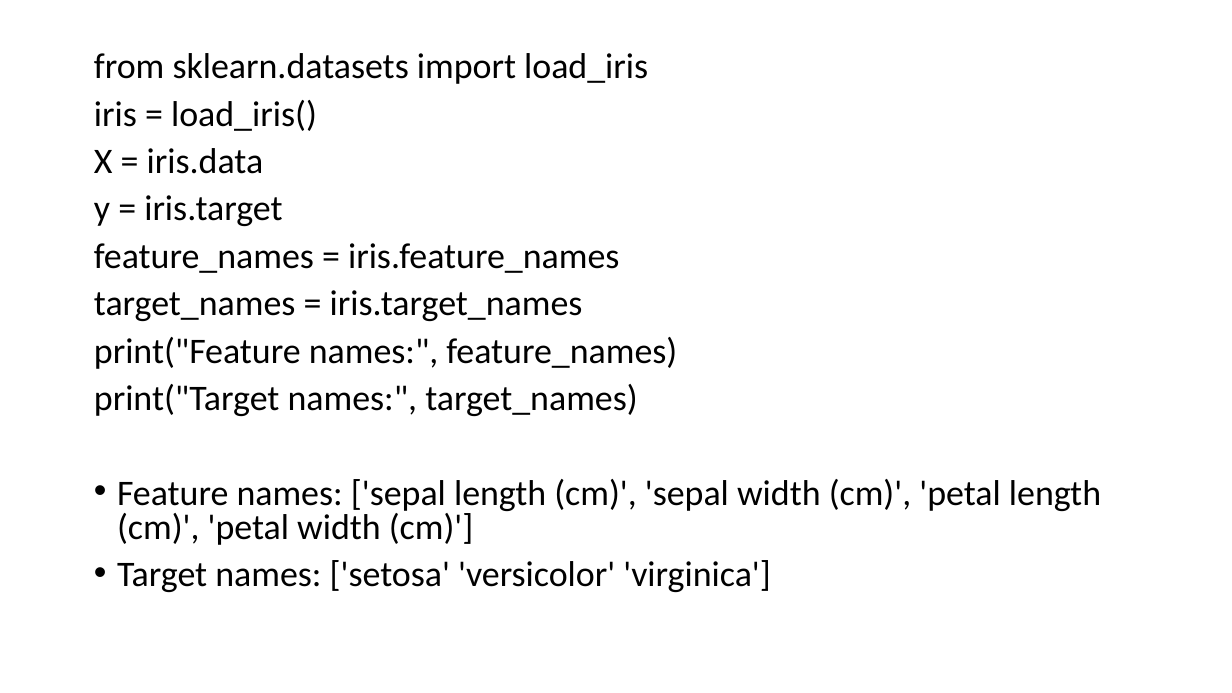
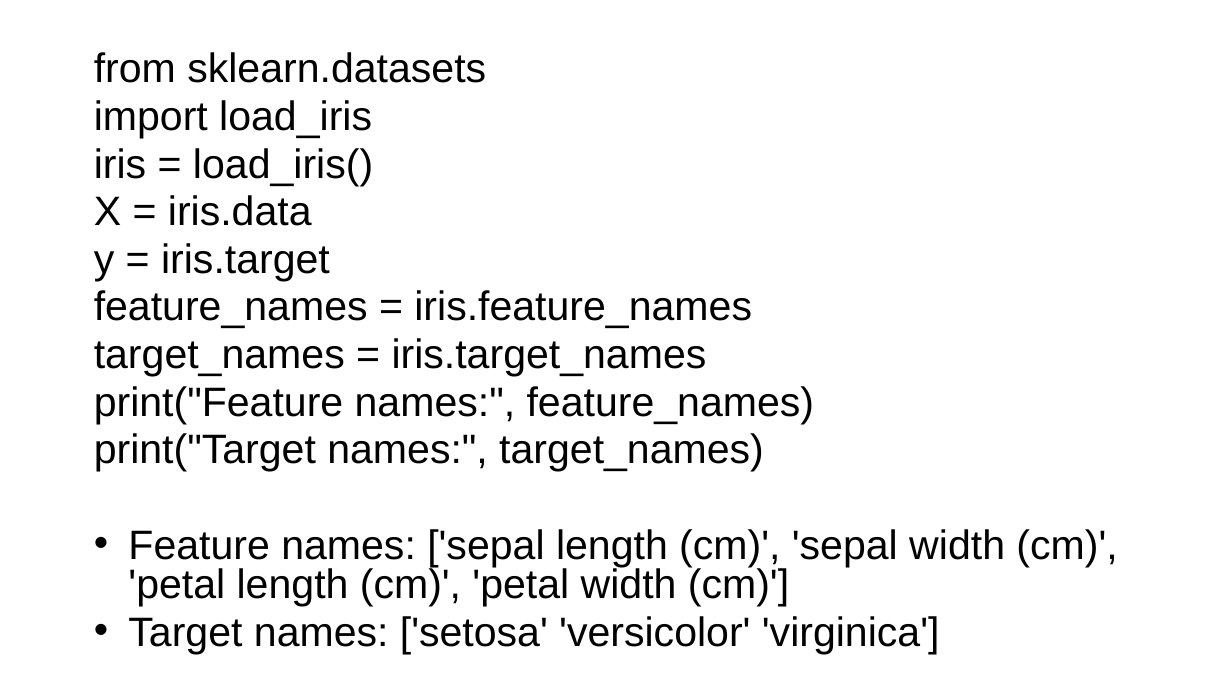
Before and after one commit to S-AMK/S-AMK, a slide deck: slide 40 of UNIT-4.pptx (slide 67 before the commit). Drawn at 1232x693 pixels with LibreOffice and Linux fonts; fonts in the diff are those of the drawing. Boxes give left, top, right and bottom in pixels: in the first picture for what was removed or moved away, otherwise in the second. Text is boxed around its words. In the diff, an @@ line names an element or a change of style, - is before the commit and + after.

```diff
--- a/UNIT-4.pptx
+++ b/UNIT-4.pptx
@@ text at bbox=[94, 52, 486, 138]: text changed; size 28 to 32 pt; font Calibri to Arial @@
-from sklearn.datasets import load_iris
+from sklearn.datasets
+import load_iris
@@ text at bbox=[94, 148, 1117, 607]: size 28 to 32 pt, font Calibri to Arial in "iris = load_iris()", "X = iris.data", "y = iris.target", "feature_names = iris.feature_names" and 5 more places; less space between paragraphs; indent changed @@
```
Also in this commit, not shown: 48 other slides changed, 38 slides added, 42 slides removed.
